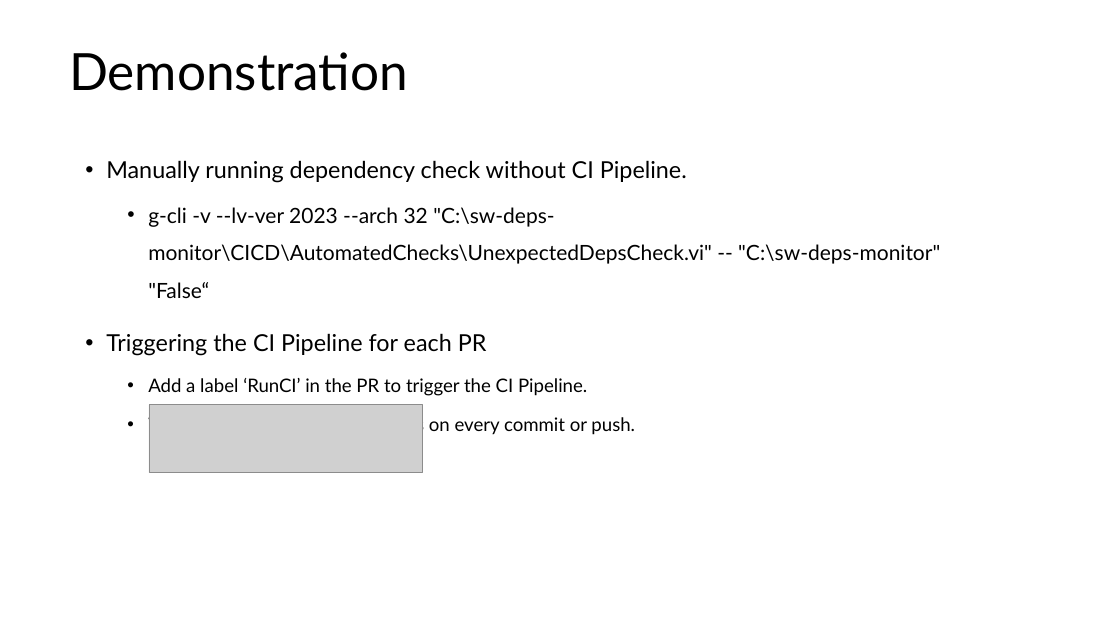
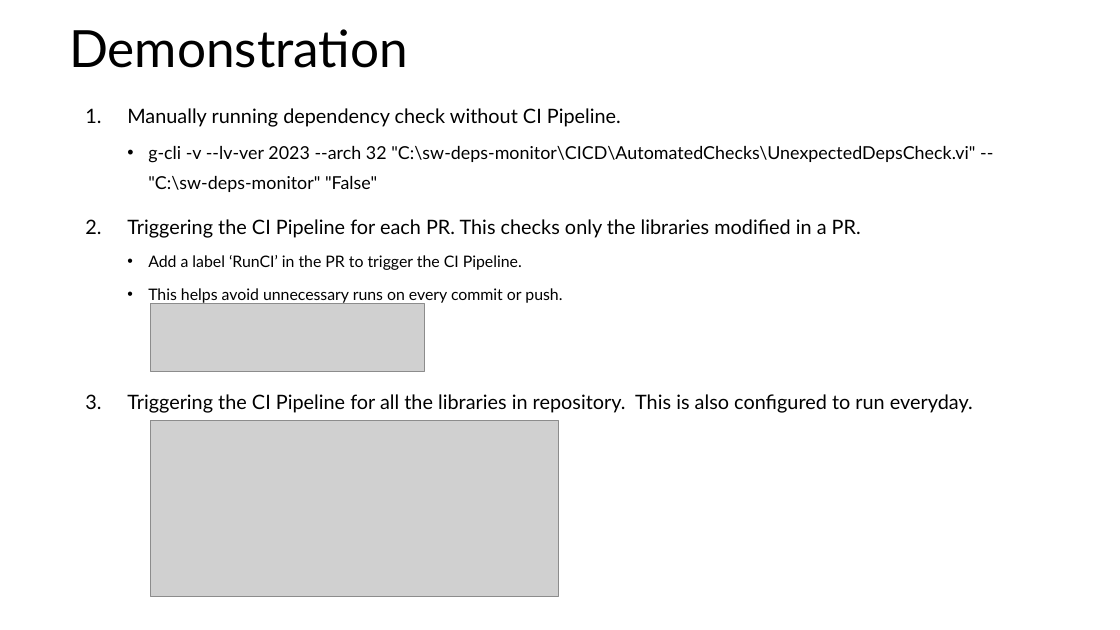
Before and after one commit to karthickshanmugarao/sw-deps-monitor, a slide deck: slide 19 of Docs/Automated Dependency Monitoring in CI Pipeline.pptx. Drawn at 1120x630 pixels with LibreOffice and Linux fonts; fonts in the diff are those of the drawing; grey boxes stand for pictures. Boxes give left, top, right and bottom in pixels: in the first picture for what was removed or moved away, otherwise in the second. Text is boxed around its words. In the diff, an @@ line names an element or a change of style, - is before the commit and + after.

```diff
--- a/Docs/Automated Dependency Monitoring in CI Pipeline.pptx
+++ b/Docs/Automated Dependency Monitoring in CI Pipeline.pptx
@@ title "Demonstration": place and size @@
-title "Demonstration" at <box>69,52,408,91</box>
+title "Demonstration" at <box>69,29,408,68</box>
@@ text "Manually running dependency check without ...": place and size @@
-text "Manually running dependency check without ..." at <box>106,160,940,435</box>
+text "Manually running dependency check without ..." at <box>127,108,975,413</box>
@@ text at <box>127,108,621,304</box>: size 20 to 17 pt in "Manually running dependency check without CI Pipeline."; size 16 to 13.6 pt in "Add a label ‘RunCI’ in the PR ...", "This helps avoid unnecessary runs on every ..."; bullet • to 1.; line spacing 1.5 to 1.4 @@
@@ text at <box>127,146,975,238</box>: text changed; size 18 to 15.3 pt @@
-  • g-cli -v --lv-ver 2023 --arch 32 "C:\sw-deps-monitor\CICD\AutomatedChecks\UnexpectedDepsCheck.vi" -- "C:\sw-deps-monitor" "False“
-• Triggering the CI Pipeline for each PR
+  • g-cli -v --lv-ver 2023 --arch 32 "C:\sw-deps-monitor\CICD\AutomatedChecks\UnexpectedDepsCheck.vi" -- "C:\sw-deps-monitor" "False"
+2. Triggering the CI Pipeline for each PR. This checks only the libraries modified in a PR.
@@ picture: place and size @@
-picture at <box>149,405,423,473</box>
+picture at <box>150,303,424,371</box>
@@ text at <box>127,394,973,413</box>: paragraph added @@
+3. Triggering the CI Pipeline for all the libraries in repository. This is also configured to run everyday.
@@ picture added at <box>150,421,558,597</box> @@
```
Also in this commit, not shown: 13 other slides changed, 1 slide added.
